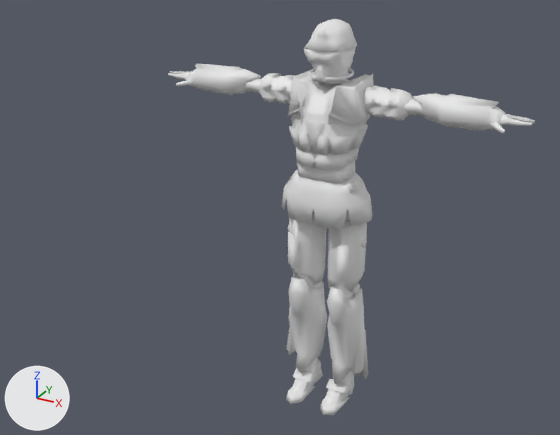
The FBX model proj_6week/Assets/Art/Mesh/SA_enem_meshRig.fbx as it was, and as the next commit left it.
Before and after are seen from a 50 mm camera at (1.39, -2.99, 2.4) aimed at (-0.28, 0.04, 0.88). Arrows for +X, +Y and +Z are at lower left; the lights stay in place. Where no turn or scale is listed for an object, it has been applied to the vertices.

The first picture shows 'armour', 'helmet', 'underbody'.
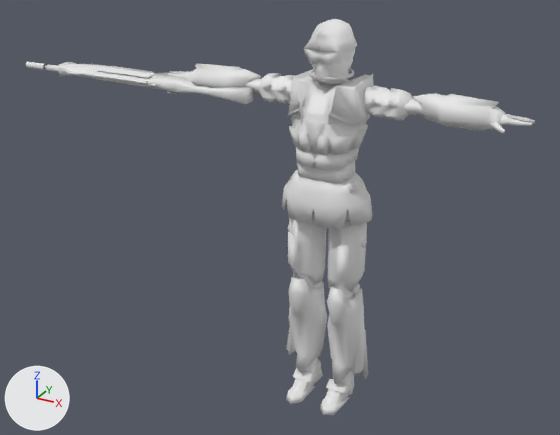
The change, as a diff of the scene's bpy script:
```diff
--- a/proj_6week/Assets/Art/Mesh/SA_enem_meshRig.fbx.py
+++ b/proj_6week/Assets/Art/Mesh/SA_enem_meshRig.fbx.py
@@ me_cube_003 @@
 me_cube_003.from_pydata(...)  # 1270 vertices, 1272 faces; spans x -0.099..0.099, y -0.146..0.117, z 1.562..1.858
 # used by ob_helmet; location = (0.0, 0.0, 0.0)
+# me_cube_003 part 1: its shading normals changed
@@ me_cube_002_1 @@
+me_cube_002_1.from_pydata(...)  # 285 vertices, 226 faces; spans x -0.722..0.622, y -0.083..0.161, z -0.039..0.037
@@ ob_enem_gun @@
+ob_enem_gun = bpy.data.objects.new('enem_gun', me_cube_002_1)
+ob_enem_gun.location = (-0.999, -0.042, 1.501)
```

Where the change shows, as pixel boxes (x1, y1, x2, y2) in the pictures (560 x 435 px):
'enem_gun', added
    after: (26, 62, 253, 104)
